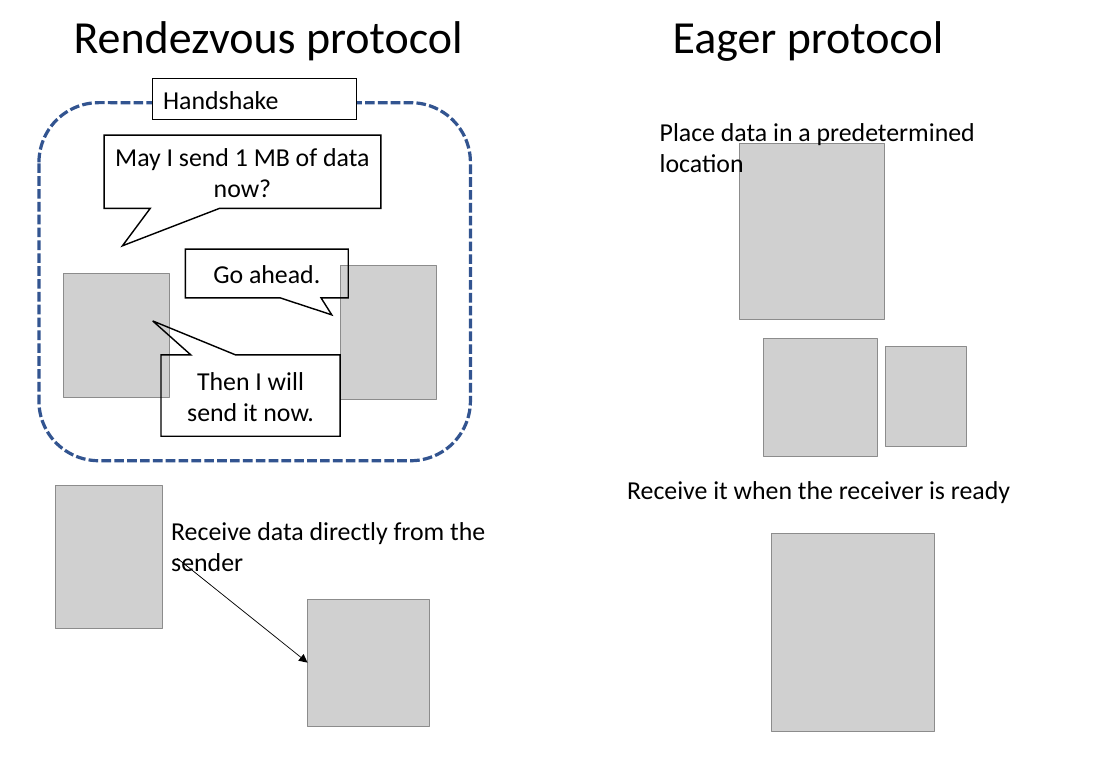
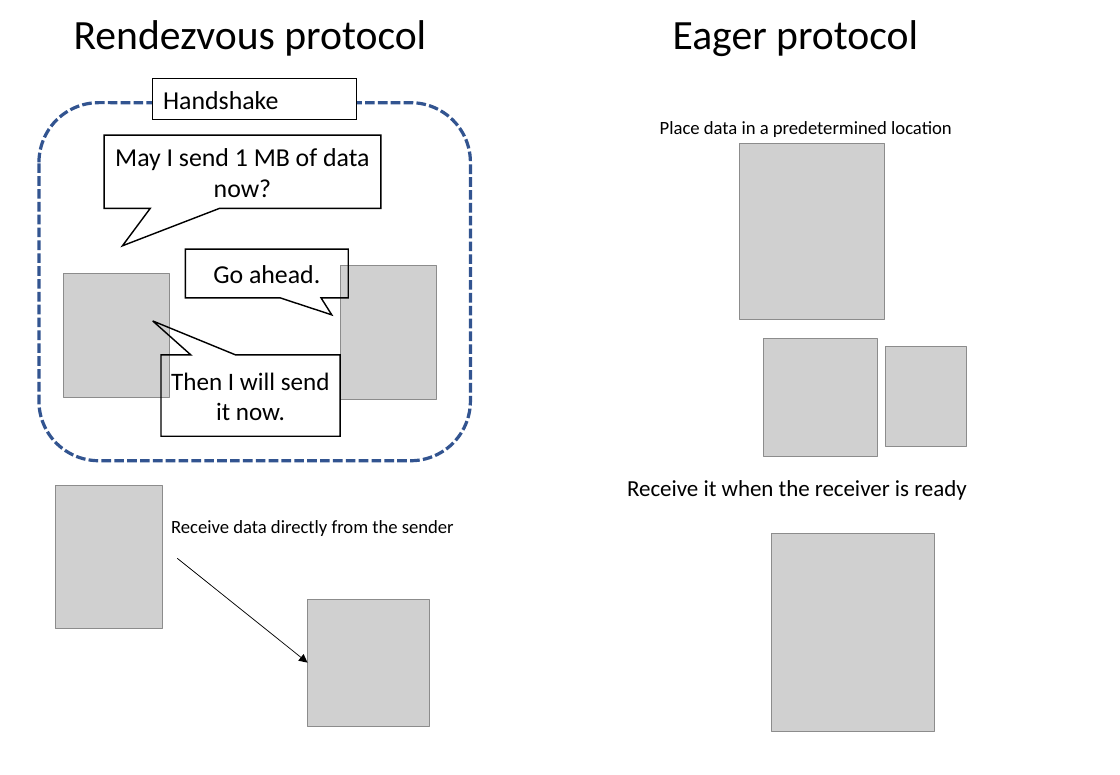
Before and after one commit to kaityo256/sevendayshpc, a slide deck: slide 12 of site-assets/sources/day4/fig-ja-en.pptx. Drawn at 1120x775 pixels with LibreOffice and Linux fonts; fonts in the diff are those of the drawing; grey boxes stand for pictures. Boxes give left, top, right and bottom in pixels: in the first picture for what was removed or moved away, otherwise in the second. Text is boxed around its words. In the diff, an @@ line names an element or a change of style, - is before the commit and + after.

```diff
--- a/site-assets/sources/day4/fig-ja-en.pptx
+++ b/site-assets/sources/day4/fig-ja-en.pptx
@@ text "Rendezvous protocol" at (x1=74, y1=20, x2=426, y2=56): size 32 to 29 pt @@
@@ text "Eager protocol" at (x1=673, y1=20, x2=918, y2=56): size 32 to 29 pt @@
@@ text "Place data in a predetermined ..." at (x1=660, y1=121, x2=952, y2=137): size 18 to 13 pt @@
@@ speech box "Then I will send it ..." at (x1=161, y1=356, x2=340, y2=437): size 18 to 17.5 pt @@
@@ text "Receive it when the receiver ..." at (x1=627, y1=480, x2=966, y2=500): size 18 to 16 pt @@
@@ text "Receive data directly from the ..." at (x1=171, y1=520, x2=454, y2=536): size 18 to 13 pt @@
```
Also in this commit, not shown: 3 other slides changed, 8 other files.
